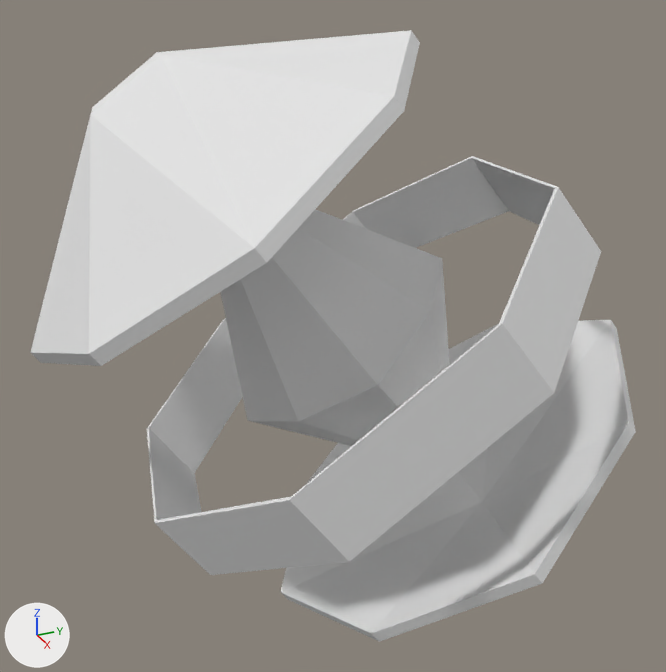
Two versions of the OBJ model 3D data/model obj/heat_core.obj, one commit apart.
Before and after are seen from a 50 mm lens placed at (2.98, -1.39, 1.52), pointed at (-0.02, -0.04, 0.01). Arrows for +X, +Y and +Z are at lower left; the lights stay in place. Where no turn or scale is listed for an object, it has been applied to the vertices.

The first picture shows 'crystal_Plane.004'.
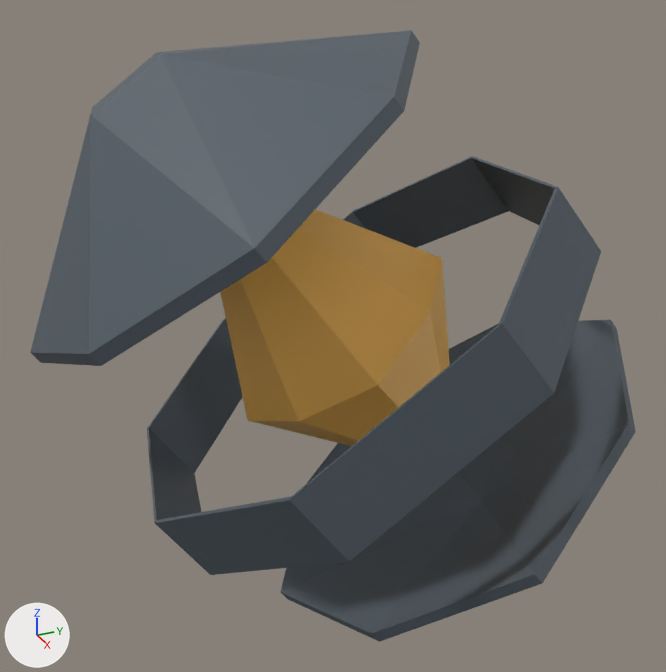
Where the change shows, as pixel boxes [x1, y1, x2, y2] in the pictures (666 x 672 px):
part 1 of me_crystal_plane_004, recoloured: [220, 209, 450, 446] in both
part 2 of me_crystal_plane_004, recoloured: [30, 30, 636, 642] in both

What changed in the scene script:
```text
Add mat_powerfire:
    mat_powerfire = principled_material('PowerFire')
    mat_powerfire.base_color = (1.0, 0.539, 0.107)  # orange #ffc25c
    mat_powerfire.roughness = 0.526
Add mat_coremetal:
    mat_coremetal = principled_material('CoreMetal')
    mat_coremetal.base_color = (0.0823, 0.105, 0.127)  # dark blue #515b64
    mat_coremetal.roughness = 0.526
Change me_crystal_plane_004:
    where me_crystal_plane_004.from_pydata(...)  # 84 vertices, 156 faces; spans x -1.03..1.03, y -1.15..1.15, z -1.14..1.14
    used by ob_crystal_plane_004; location = (0.0, 0.0, 0.0)
    me_crystal_plane_004 part 1: all 16 faces centred in x -0.33..0.33, y -0.41..0.39, z -0.38..0.41 switch from mat_none (white #e7e7e7) to mat_powerfire (orange #ffc25c)
    me_crystal_plane_004 part 2: 140 of the faces centred in x -0.95..0.95, y -1.1..1.1, z -1.1..1.1 switch from mat_none (white #e7e7e7) to mat_coremetal (dark blue #515b64)
```
